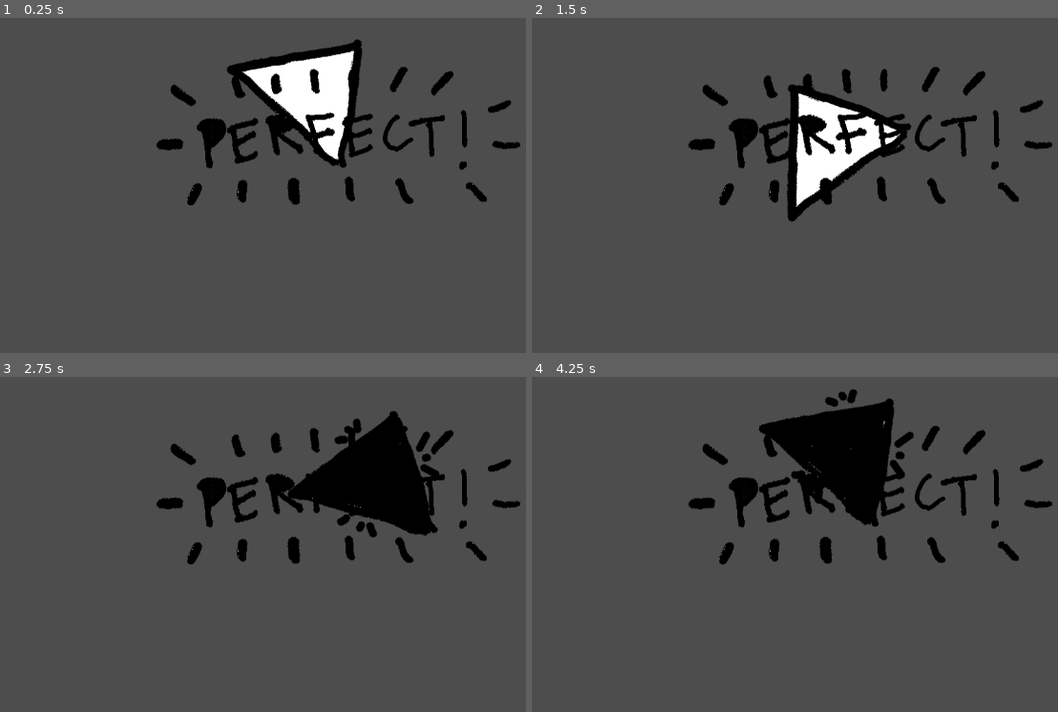
Above: before the commit, frames 1-4 (two rows, left to right).
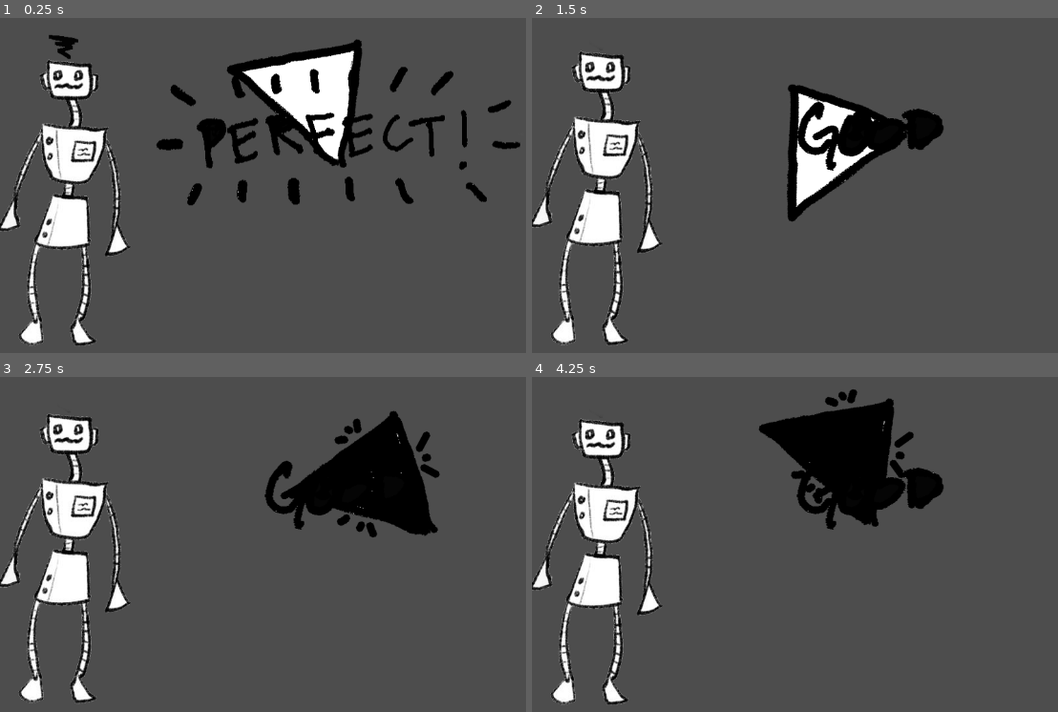
Above: after the commit, the same moments.

Repository: s0rta/i_have_yet_to_grasp_the_skill_of_comedic_timing
Game: Godot game, scene res://conductor.tscn
Same seed, same stepped clock (60 frames per second), same inputs: the game is played once before the commit and once after it. Sound files missing from this copy of the repository are replaced by a short silence.
Inputs:
- Up to frame 1 (0.25 s): no input
- Up to frame 2 (1.5 s): tap Enter at 0.5 s; hold Space (space) 0.53-1.28 s; tap Space (space) at 1.35 s
- Up to frame 3 (2.75 s): hold Space (space) from 2.03 s (still down)
- Up to frame 4 (4.25 s): release Space (space) at 2.78 s; tap Space (space) at 2.85 s; hold Space (space) from 3.53 s (still down)

The runs differ from the first frame. In frame 1, 6.3% of the frame differs, in the area x 0-25%, y 5-98%; in frame 2, 11%, in the area x 0-99%, y 9-98%; in frame 3, 9.7%; in frame 4, 10%.

Commit message:
animations added

Diff:
--- a/Judge.gd
+++ b/Judge.gd
@@ -4,7 +4,7 @@
 
 @onready var conductor = %Conductor
 # Measures how easy this judge is going to be on the player, on a scale of 0-1, with higher being easier
-var permissiveness = 0.99
+var permissiveness = 0.80
 var last_beat_for_input_received = 0
 
 enum Score {
--- a/Loop.gd
+++ b/Loop.gd
@@ -7,6 +7,7 @@
 	if event is InputEventKey and event.keycode == 32:
 		var score = judge.score_input(event)
 		%ScoreBoard.set_score_display(score)
+		%Scantron.set_scanton_display(score)
 
 # Called when the node enters the scene tree for the first time.
 func _ready():
--- a/RhythmTrigger.gd
+++ b/RhythmTrigger.gd
@@ -2,11 +2,13 @@
 
 @onready var _rhythm_trigger = %RhythmTrigger
 @onready var _animation_player = %AnimationPlayer
+@onready var _scantron_bounce = %ScantronBounce
 @onready var _conductor = %Conductor
 
 # Called when the node enters the scene tree for the first time.
 func _ready():
 	_animation_player.play("basic_movement", -1, 0.5 / _conductor.sec_per_beat)
+	_scantron_bounce.play("bounce", -1, 0.5 / _conductor.sec_per_beat)
 	pass # Replace with function body.
 
 
--- /dev/null
+++ b/Scantron.gd
@@ -0,0 +1,22 @@
+extends AnimatedSprite2D
+
+@onready var _scantron = %Scantron
+
+# Called when the node enters the scene tree for the first time.
+func _ready():
+	pass # Replace with function body.
+
+
+# Called every frame. 'delta' is the elapsed time since the previous frame.
+func _process(delta):
+	pass
+
+func set_scanton_display(score):
+	if (score == Judge.Score.PERFECT):
+		_scantron.frame = 2
+	if (score == Judge.Score.GOOD):
+		_scantron.frame = 0
+	if (score == Judge.Score.OK):
+		_scantron.frame = 0
+	if (score == Judge.Score.MISS):
+		_scantron.frame = 1
--- a/conductor.tscn
+++ b/conductor.tscn
@@ -12,6 +12,10 @@
 [ext_resource type="Texture2D" uid="uid://cpxyedhc8eq0w" path="res://ok.png" id="10_6whel"]
 [ext_resource type="Texture2D" uid="uid://24s46xbgn5gs" path="res://miss.png" id="11_8a7mc"]
 [ext_resource type="Script" path="res://ScoreBoard.gd" id="12_sr4af"]
+[ext_resource type="Texture2D" uid="uid://cjkv8nf6yrf76" path="res://Scantron.png" id="13_xq7i0"]
+[ext_resource type="Texture2D" uid="uid://8v6yh0cibx6q" path="res://Scantron-mad.png" id="14_jmx7k"]
+[ext_resource type="Texture2D" uid="uid://croabp7p6mvg8" path="res://Scantron-happy.png" id="15_xdkjl"]
+[ext_resource type="Script" path="res://Scantron.gd" id="16_3v1qa"]
 
 [sub_resource type="SpriteFrames" id="SpriteFrames_gv7ti"]
 animations = [{
@@ -109,6 +113,85 @@
 "speed": 5.0
 }]
 
+[sub_resource type="SpriteFrames" id="SpriteFrames_7mold"]
+animations = [{
+"frames": [{
+"duration": 1.0,
+"texture": ExtResource("13_xq7i0")
+}, {
+"duration": 1.0,
+"texture": ExtResource("14_jmx7k")
+}, {
+"duration": 1.0,
+"texture": ExtResource("15_xdkjl")
+}],
+"loop": true,
+"name": &"default",
+"speed": 5.0
+}]
+
+[sub_resource type="Animation" id="Animation_tag1o"]
+resource_name = "bounce"
+length = 2.0
+loop_mode = 1
+tracks/0/type = "value"
+tracks/0/imported = false
+tracks/0/enabled = true
+tracks/0/path = NodePath(".:scale")
+tracks/0/interp = 1
+tracks/0/loop_wrap = true
+tracks/0/keys = {
+"times": PackedFloat32Array(0, 0.5, 1, 1.5, 2),
+"transitions": PackedFloat32Array(1, 1.51572, 2.14355, 1.7411, 1.86607),
+"update": 0,
+"values": [Vector2(1, 0.926641), Vector2(1, 0.984556), Vector2(1, 0.92278), Vector2(1, 0.984556), Vector2(1, 0.907336)]
+}
+tracks/1/type = "value"
+tracks/1/imported = false
+tracks/1/enabled = true
+tracks/1/path = NodePath(".:position")
+tracks/1/interp = 1
+tracks/1/loop_wrap = true
+tracks/1/keys = {
+"times": PackedFloat32Array(0, 0.5, 1, 1.5, 2),
+"transitions": PackedFloat32Array(1, 1.7411, 2.2974, 1.51572, 1.7411),
+"update": 0,
+"values": [Vector2(-8, 160), Vector2(-8, 128), Vector2(-8, 160), Vector2(-8, 128), Vector2(-8, 168)]
+}
+
+[sub_resource type="Animation" id="Animation_j3x31"]
+length = 0.001
+tracks/0/type = "value"
+tracks/0/imported = false
+tracks/0/enabled = true
+tracks/0/path = NodePath(".:scale")
+tracks/0/interp = 1
+tracks/0/loop_wrap = true
+tracks/0/keys = {
+"times": PackedFloat32Array(0),
+"transitions": PackedFloat32Array(1),
+"update": 0,
+"values": [Vector2(1, 1)]
+}
+tracks/1/type = "value"
+tracks/1/imported = false
+tracks/1/enabled = true
+tracks/1/path = NodePath(".:position")
+tracks/1/interp = 1
+tracks/1/loop_wrap = true
+tracks/1/keys = {
+"times": PackedFloat32Array(0),
+"transitions": PackedFloat32Array(1),
+"update": 0,
+"values": [Vector2(-8, 160)]
+}
+
+[sub_resource type="AnimationLibrary" id="AnimationLibrary_v0mnf"]
+_data = {
+"RESET": SubResource("Animation_j3x31"),
+"bounce": SubResource("Animation_tag1o")
+}
+
 [node name="Node2D" type="Node2D"]
 script = ExtResource("1_1lwev")
 
@@ -142,3 +225,30 @@
 position = Vector2(512, 320)
 sprite_frames = SubResource("SpriteFrames_usip6")
 script = ExtResource("12_sr4af")
+
+[node name="VBoxContainer" type="VBoxContainer" parent="."]
+custom_minimum_size = Vector2(800, 400)
+anchors_preset = 15
+anchor_right = 1.0
+anchor_bottom = 1.0
+offset_right = 1152.0
+offset_bottom = 672.0
+grow_horizontal = 2
+grow_vertical = 2
+size_flags_horizontal = 3
+size_flags_vertical = 0
+
+[node name="Scantron" type="AnimatedSprite2D" parent="VBoxContainer"]
+unique_name_in_owner = true
+position = Vector2(-8, 160)
+sprite_frames = SubResource("SpriteFrames_7mold")
+frame = 1
+frame_progress = 0.497382
+centered = false
+script = ExtResource("16_3v1qa")
+
+[node name="ScantronBounce" type="AnimationPlayer" parent="VBoxContainer/Scantron"]
+unique_name_in_owner = true
+libraries = {
+"": SubResource("AnimationLibrary_v0mnf")
+}
Binary file added: Scantron-happy.png
Not shown, added: Scantron-happy.png.import
Binary file added: Scantron-mad.png
Not shown, added: Scantron-mad.png.import
Binary file changed: Scantron.png
Not shown: 1 places in conductor.tscn that only renumber resources
